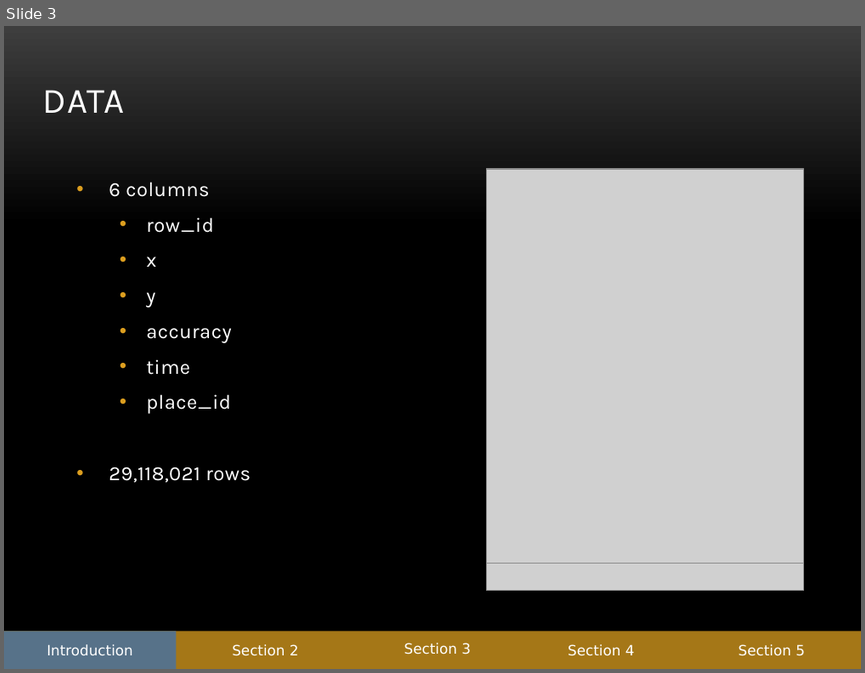
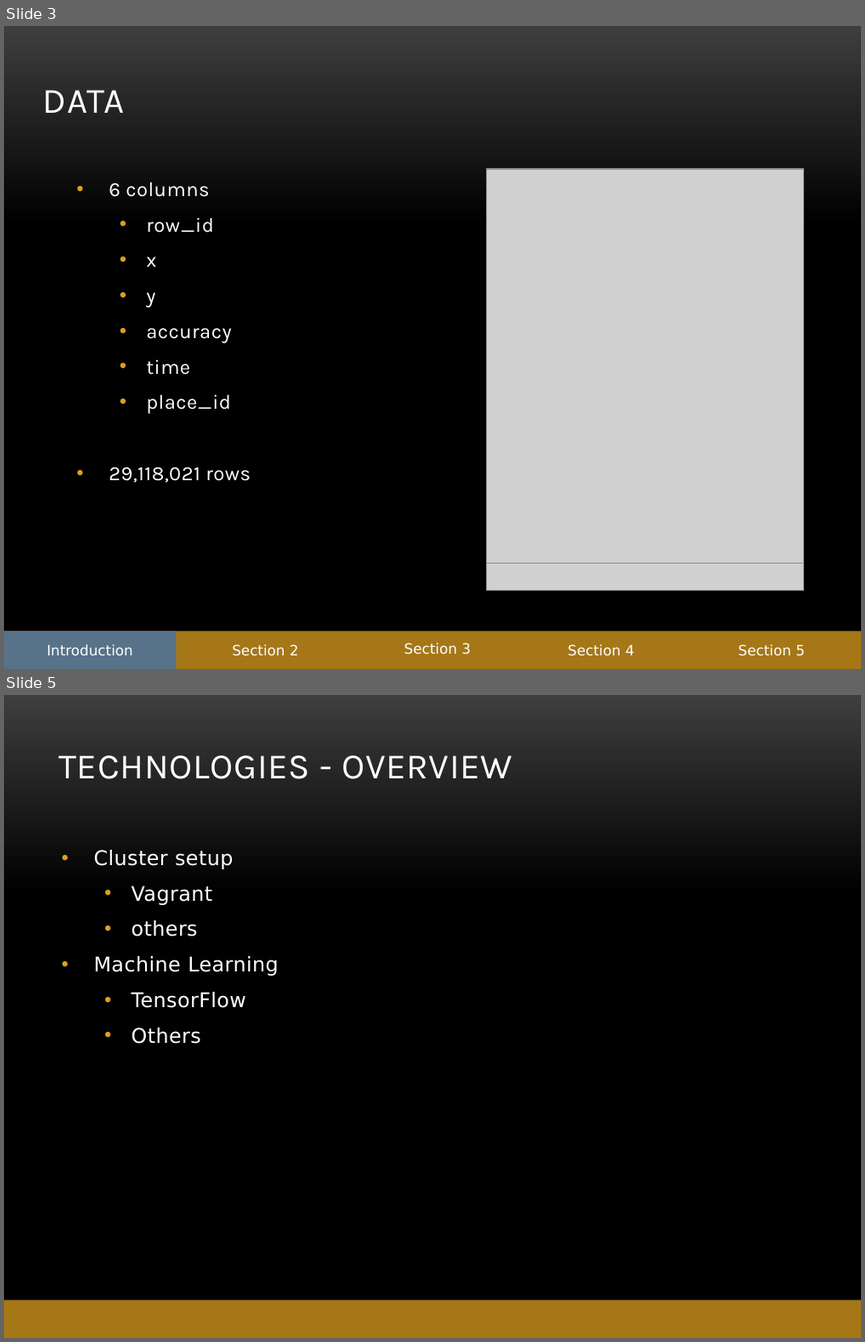
Before and after one commit to abe1ge/teletubbiesQAC, a slide deck: FinalPresentation.pptx. Shown one above the other, each under a label of ours: slide 3 before the commit, slides 3 and 5 after it; the slides between them are not shown. The pictures are 865x673 and 865x1342 pixels, drawn with LibreOffice and Linux fonts; fonts in the diff are those of the drawing; grey boxes stand for pictures; background and template pictures are left out. Boxes give left, top, right and bottom in pixels: in the first picture for what was removed or moved away, otherwise in the second. Text is boxed around its words. In the diff, an @@ line names an element or a change of style, - is before the commit and + after.

```diff
--- a/FinalPresentation.pptx
+++ b/FinalPresentation.pptx
@@ slide 5 added at (4, 695, 861, 1338), background picture (left out); not listed: 1 template element that a slide beside it also shows @@
@@ text added at (58, 755, 513, 779), 30 pt, text #FFFFFF @@
+TECHNOLOGIES - OVERVIEW
@@ text added at (94, 850, 278, 1043), 17 pt, text #FFFFFF @@
+• Cluster setup
+  • Vagrant
+  • others
+• Machine Learning
+  • TensorFlow
+  • Others
```
Also in this commit, not shown: 3 other slides added.
